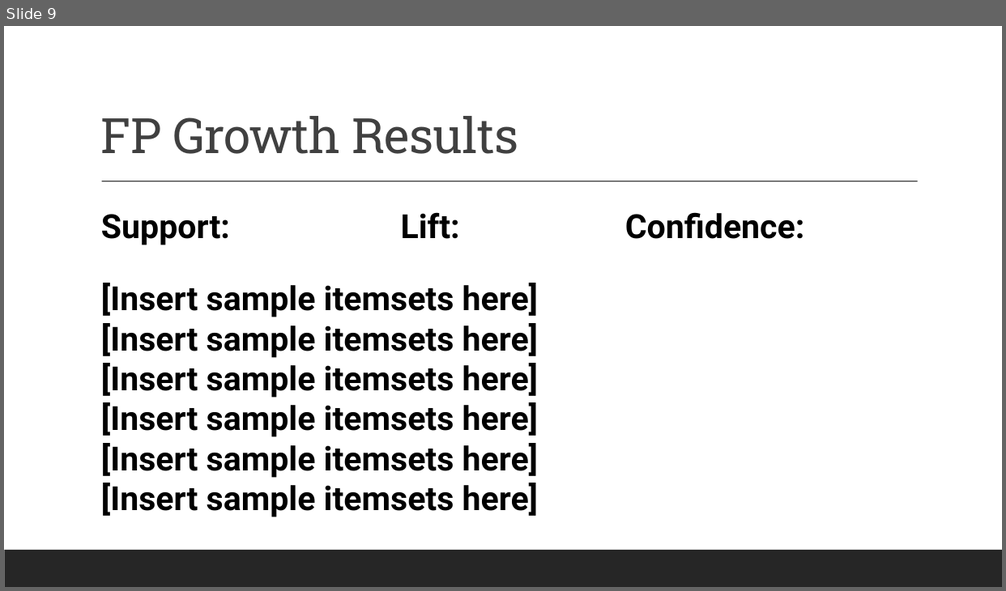
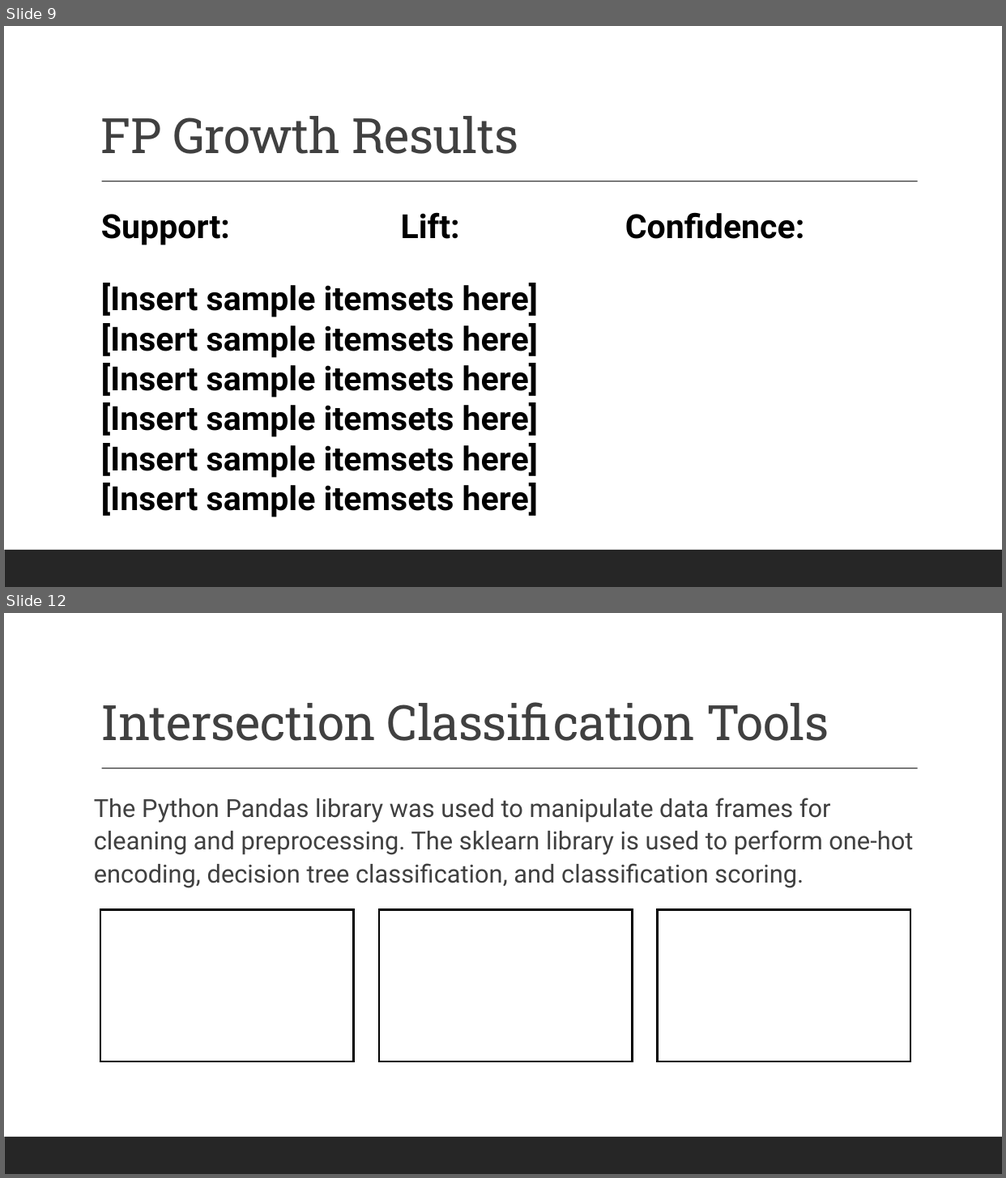
Before and after one commit to siegfrkn/csci5502-datamining-summer2022-group17, a slide deck: Group17_AnalysisOfTheEffectsOfRegulationOnRailroadSafety_Part6.pptx. Shown one above the other, each under a label of ours: slide 9 before the commit, slides 9 and 12 after it; the slides between them are not shown. The pictures are 1006x591 and 1006x1178 pixels, drawn with LibreOffice and Linux fonts; fonts in the diff are those of the drawing. Boxes give left, top, right and bottom in pixels: in the first picture for what was removed or moved away, otherwise in the second. Text is boxed around its words. In the diff, an @@ line names an element or a change of style, - is before the commit and + after.

```diff
--- a/Group17_AnalysisOfTheEffectsOfRegulationOnRailroadSafety_Part6.pptx
+++ b/Group17_AnalysisOfTheEffectsOfRegulationOnRailroadSafety_Part6.pptx
@@ slide 12 added at [4, 613, 1002, 1174], background #FFFFFF; not listed: 2 template elements that a slide beside it also shows @@
@@ title added at [101, 702, 829, 741], 47 pt, text #404040 @@
+Intersection Classification Tools
@@ text added at [94, 798, 913, 888], 24 pt, text #404040 @@
+The Python Pandas library was used to manipulate data frames for cleaning and preprocessing. The sklearn library is used to perform one-hot encoding, decision tree classification, and classification scoring.
@@ rectangle added at [100, 910, 354, 1063], fill #FFFFFF, outline #000000 2 pt @@
@@ rectangle added at [379, 910, 632, 1063], fill #FFFFFF, outline #000000 2 pt @@
@@ rectangle added at [658, 910, 910, 1063], fill #FFFFFF, outline #000000 2 pt @@
```
Also in this commit, not shown: 5 other slides added.
